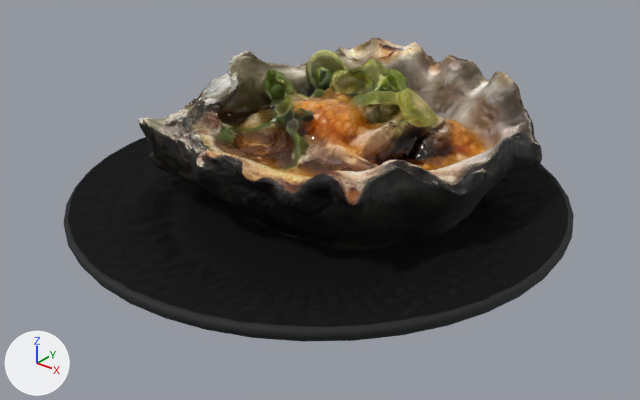
The glTF model Plato_11.glb: old version first, new version second.
Camera for both pictures: a camera (50 mm lens) standing at (0.224, -0.279, 0.191) and looking at (0.005, -0.005, 0.022). The lights are fixed; the arrows at lower left show +X, +Y and +Z. The first picture is the older version.

Objects in the first picture: 'Baked Ponzu Oyster Izakaya Style Decimate', 'PlateFromSlicedMeat'.
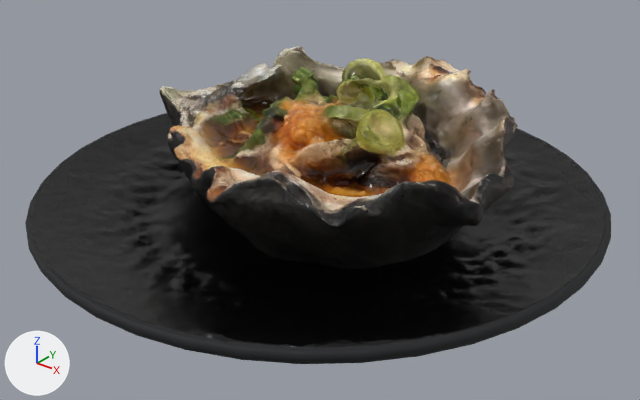
Scene script edits in JSON lines:
```json
{"block": "mat_slicedmeatplate_002", "where": "n0 = _N.new('ShaderNodeBsdfPrincipled'); n0.name = 'Principled BSDF'"}
{"op": "set", "path": "n0.inputs[2].default_value", "old": "0.8", "new": "0.273", "note": "'Roughness'"}
{"op": "set", "path": "ob_baked_ponzu_oyster_izakaya_style_decimate.location", "old": "(0.0, 0.0143, -0.002)", "new": "(-0.001, 0.0015, -0.002)"}
{"op": "set", "path": "ob_baked_ponzu_oyster_izakaya_style_decimate.rotation_euler", "old": "(-0.115, 0.0, 0.0)", "new": "(-0.115, 0.0, -0.635)", "note": "degrees (-6.6, 0, 0) -> degrees (-6.6, 0, -36)"}
{"op": "set", "path": "ob_platefromslicedmeat.scale", "old": "(0.847, 0.847, 0.847)", "new": "(0.962, 0.962, 0.919)"}
```

Location of each change, (x1, y1, x2, y2) in pixels of the pictures (640 x 400 px):
```json
{"object": "PlateFromSlicedMeat", "change": "surface changed, rescaled", "before": [64, 137, 574, 342], "after": [25, 113, 611, 364], "on screen": "15% wider, 22% taller"}
{"object": "Baked Ponzu Oyster Izakaya Style Decimate", "change": "moved, turned", "before": [139, 38, 542, 251], "after": [159, 46, 518, 269]}
```
